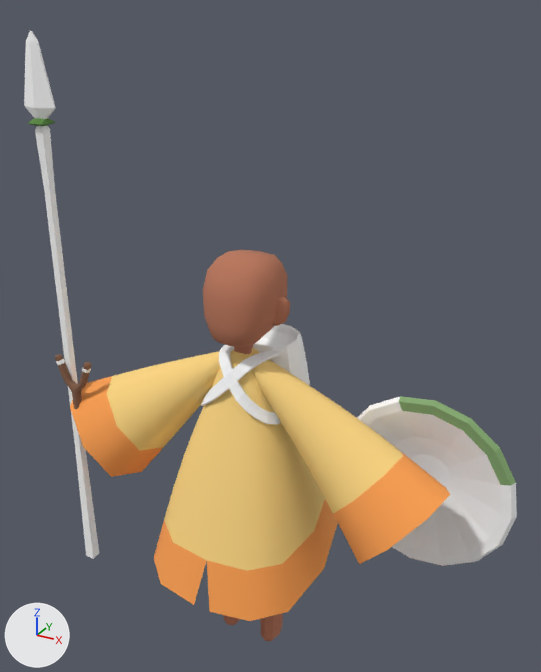
The FBX model IslandWish/IslandWishGame/Assets/Art/Animation/player.fbx, before and after one commit.
Rendered twice from a 50 mm lens placed at (1.24, -2.44, 2.78), pointed at (-0.13, 0.04, 1.54). Lighting does not change. The marker at lower left points along +X, +Y and +Z. Where no turn or scale is listed for an object, it has been applied to the vertices.

In view in the first picture: 'backpack', 'bod', 'roundshield', 'sleeves', 'slingshot', 'spear'.
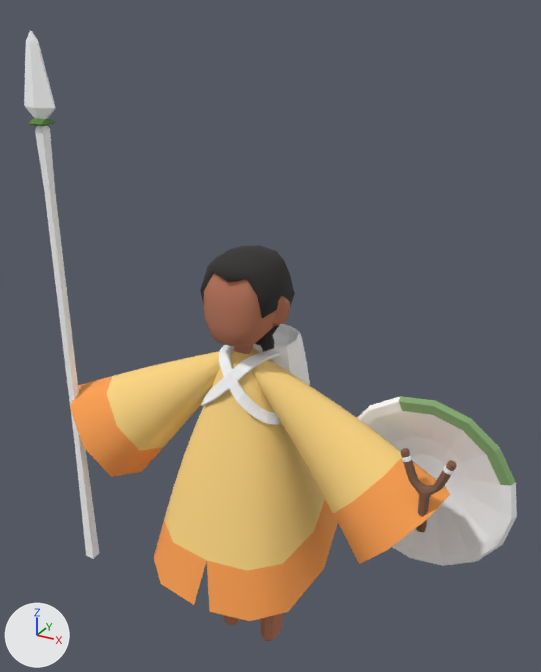
The newer file is also turned or shifted as a whole; pictures and numbers use the older file's frame.

Pixel boxes [x1, y1, x2, y2] of what changed, in the pictures (541 x 672 px):
'hair', added (black)
    after: [200, 246, 295, 352]
'slingshot', moved
    before: [55, 354, 91, 409]
    after: [401, 448, 457, 532]

Diff of the bpy script that builds the scene:
```diff
--- a/IslandWish/IslandWishGame/Assets/Art/Animation/player.fbx.py
+++ b/IslandWish/IslandWishGame/Assets/Art/Animation/player.fbx.py
@@ me_cube_029 @@
+me_cube_029.from_pydata(...)  # 116 vertices, 114 faces; spans x -0.158..0.158, y -0.2..0.249, z -0.23..0.187
+me_cube_029.materials.append(mat_playermat)  # picture img_player_png
@@ ob_slingshot @@
 ob_slingshot = bpy.data.objects.new('slingshot', me_cube_022)
-ob_slingshot.location = (-1.024, -0.185, 1.09)
+ob_slingshot.location = (0.634, -0.185, 1.09)
@@ ob_hair @@
+ob_hair = bpy.data.objects.new('hair', me_cube_029)
+ob_hair.location = (-0.196, 0.015, 1.735)
```
